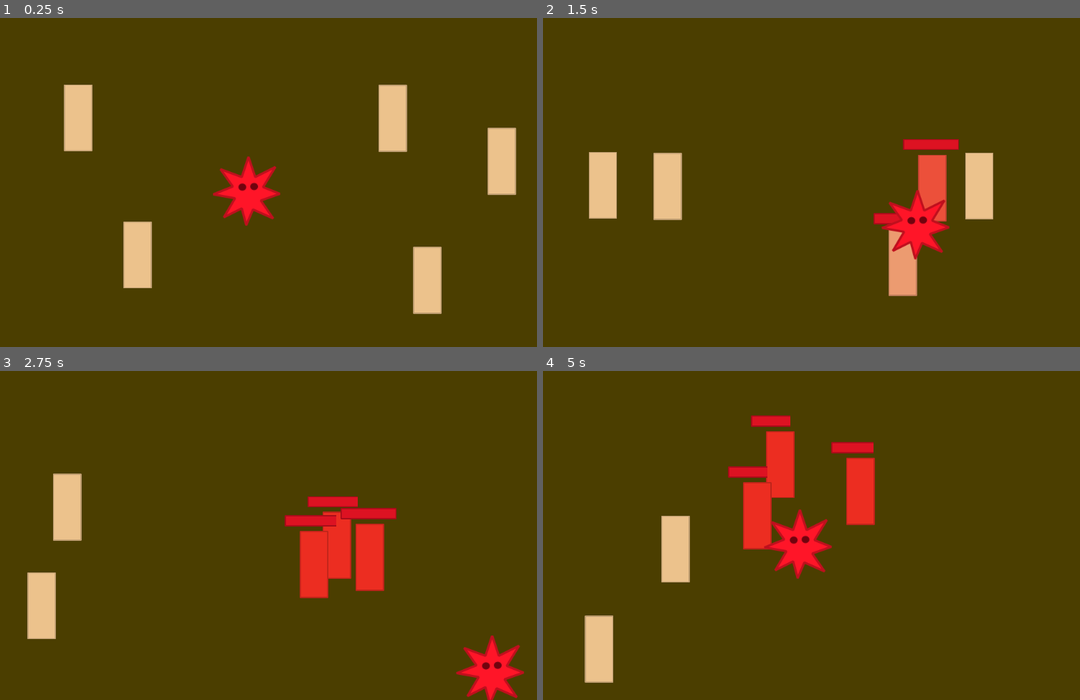
Above: before the commit, frames 1-4 (two rows, left to right).
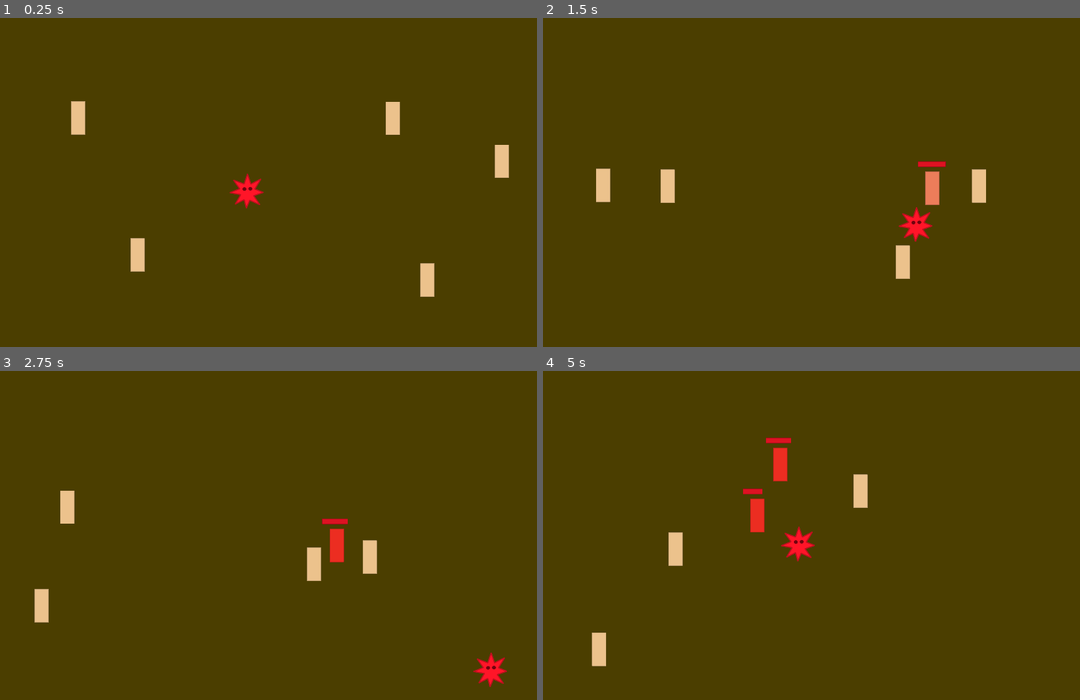
Above: after the commit, the same moments.

Repository: mariothedog/Epidemic-Simulator
Game: Godot game, scene res://Levels/Level 1.tscn
Two runs of this game, one before a commit and one after it. Both use one fixed random seed, a clock stepped at 60 frames per second and the inputs below.
Inputs:
- Up to frame 1 (0.25 s): no input
- Up to frame 2 (1.5 s): hold D (move_right) 0.53-1.28 s; hold Space (infect) 0.53-1.28 s; hold S (move_down) from 1.28 s (still down); tap Space (infect) at 1.35 s
- Up to frame 3 (2.75 s): release S (move_down) at 2.03 s; hold D (move_right) from 2.03 s (still down); hold Space (infect) from 2.03 s (still down)
- Up to frame 4 (5 s): release D (move_right) at 2.78 s; release Space (infect) at 2.78 s; hold W (move_up) 2.78-3.53 s; tap Space (infect) at 2.85, 4.35 s; hold Space (infect) 3.53-4.28 s; hold A (move_left) from 3.53 s (still down)

The runs differ from the first frame. In frame 1, 5.3% of the frame differs, in the area x 11-97%, y 20-90%; in frame 2, 5.7%; in frame 3, 6.5%, in the area x 5-98%, y 31-100%; in frame 4, 6.3%.

Commit message:
Decreased all the sprite sizes.

Diff:
--- a/Human/Human.tscn
+++ b/Human/Human.tscn
@@ -5,7 +5,7 @@
 [ext_resource path="res://Human/Art/Health Bar.png" type="Texture" id=3]
 
 [sub_resource type="RectangleShape2D" id=1]
-extents = Vector2( 30, 65 )
+extents = Vector2( 15, 32.5 )
 
 [sub_resource type="Animation" id=3]
 resource_name = "Die"
@@ -42,6 +42,7 @@
 script = ExtResource( 2 )
 
 [node name="Sprite" type="Sprite" parent="."]
+scale = Vector2( 0.5, 0.5 )
 texture = ExtResource( 1 )
 
 [node name="CollisionShape2D" type="CollisionShape2D" parent="."]
@@ -52,10 +53,11 @@
 anims/Infect = SubResource( 2 )
 
 [node name="Health Bar" type="TextureProgress" parent="."]
-margin_left = -52.0
-margin_top = -88.0
-margin_right = 48.0
-margin_bottom = -68.0
+margin_left = -26.0
+margin_top = -48.0
+margin_right = 74.0
+margin_bottom = -28.0
+rect_scale = Vector2( 0.5, 0.5 )
 value = 100.0
 texture_progress = ExtResource( 3 )
 __meta__ = {
--- a/Player/Player.tscn
+++ b/Player/Player.tscn
@@ -4,12 +4,13 @@
 [ext_resource path="res://Player/Player.gd" type="Script" id=2]
 
 [sub_resource type="CircleShape2D" id=1]
-radius = 60.0
+radius = 30.0
 
 [node name="Player" type="Area2D"]
 script = ExtResource( 2 )
 
 [node name="Sprite" type="Sprite" parent="."]
+scale = Vector2( 0.5, 0.5 )
 texture = ExtResource( 1 )
 
 [node name="CollisionShape2D" type="CollisionShape2D" parent="."]
